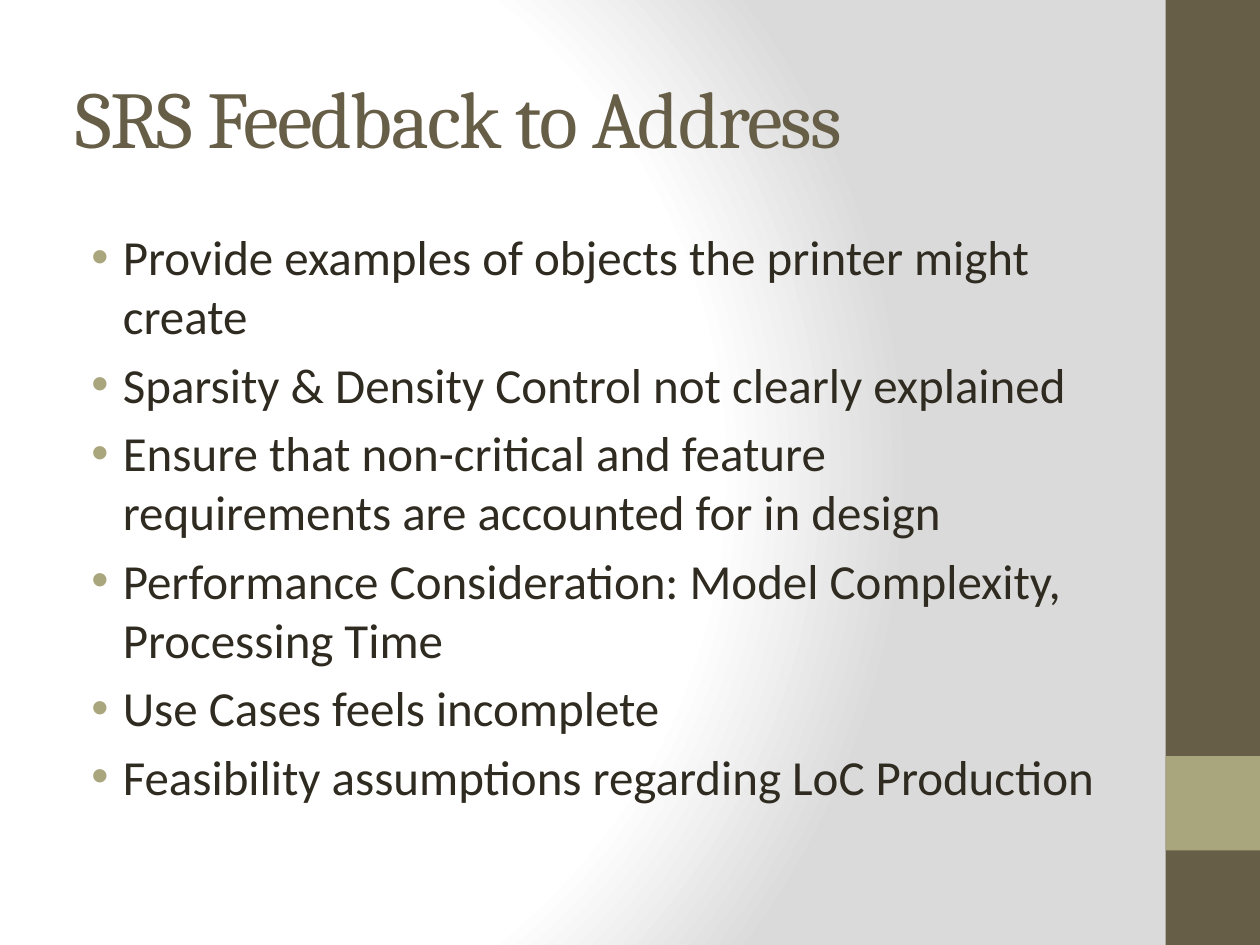
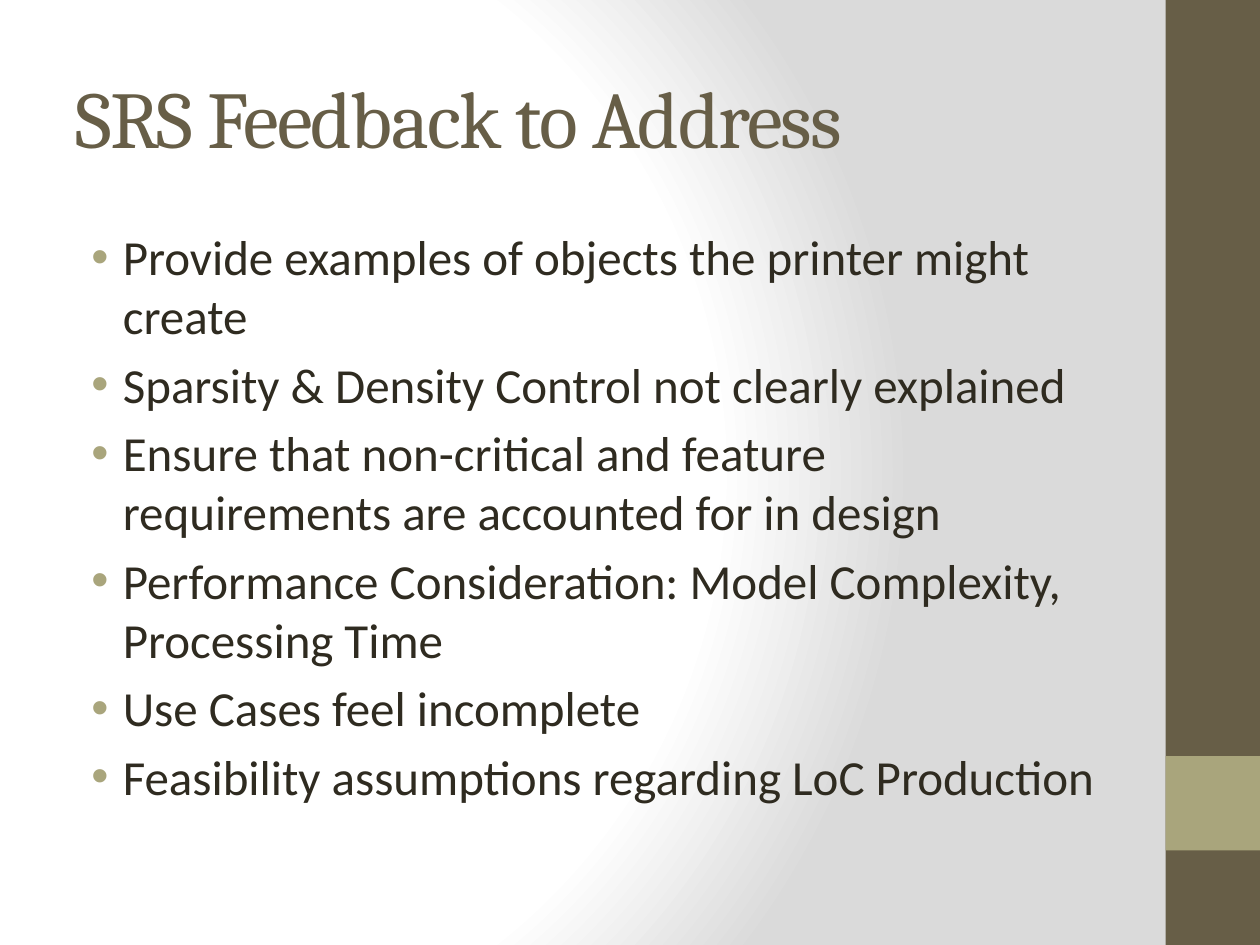
Before and after one commit to qpHalcy0n/SRDesign, a slide deck: slide 2 of Status Updates/2013 11 14.pptx. Drawn at 1260x945 pixels with LibreOffice and Linux fonts; fonts in the diff are those of the drawing. Boxes give left, top, right and bottom in pixels: in the first picture for what was removed or moved away, otherwise in the second. Text is boxed around its words. In the diff, an @@ line names an element or a change of style, - is before the commit and + after.

Commit message:
Fixed typo

```diff
--- a/Status Updates/2013 11 14.pptx
+++ b/Status Updates/2013 11 14.pptx
@@ text at bbox=[123, 692, 640, 734]: text changed @@
-• Use Cases feels incomplete
+• Use Cases feel incomplete
```
